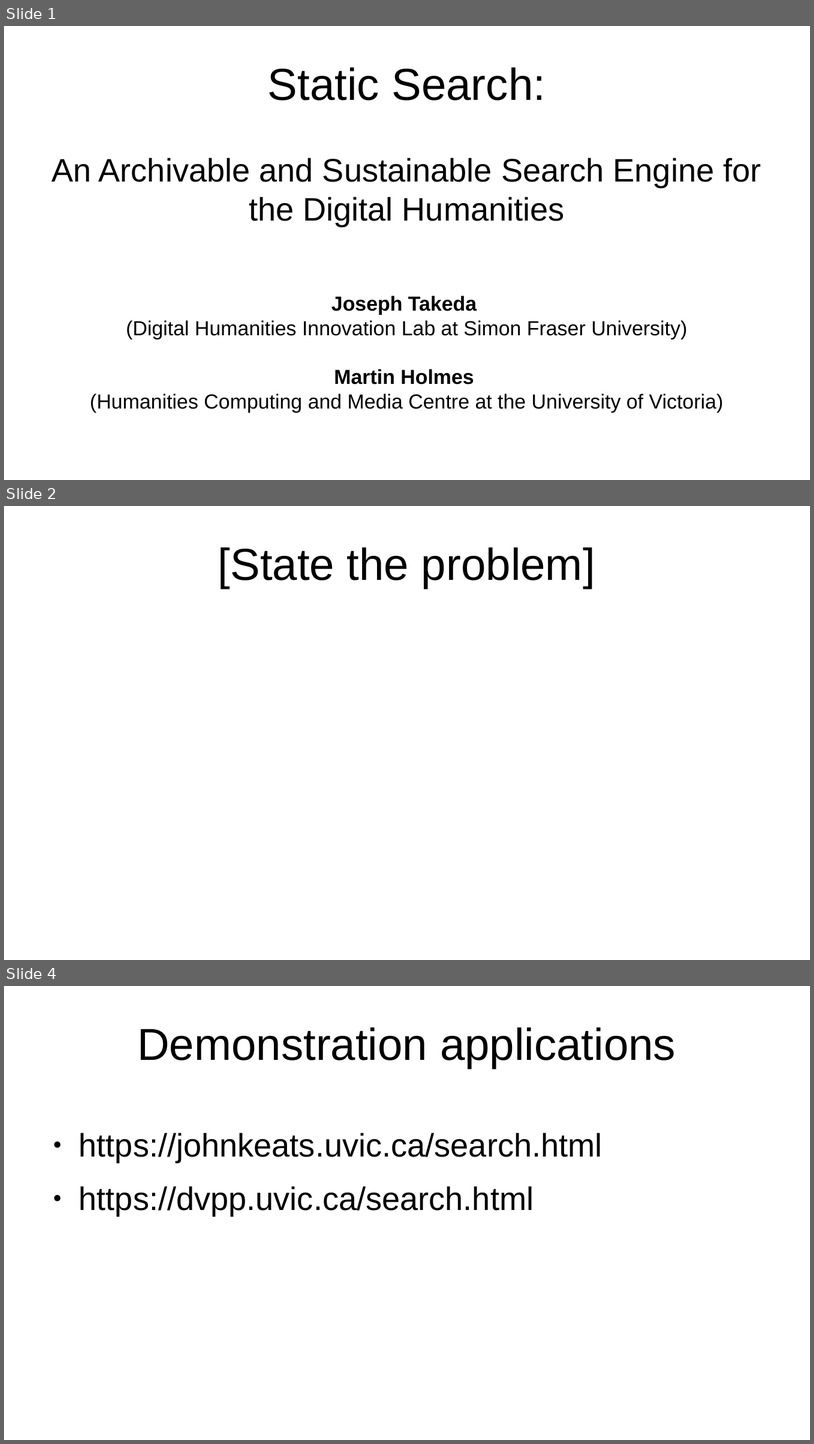
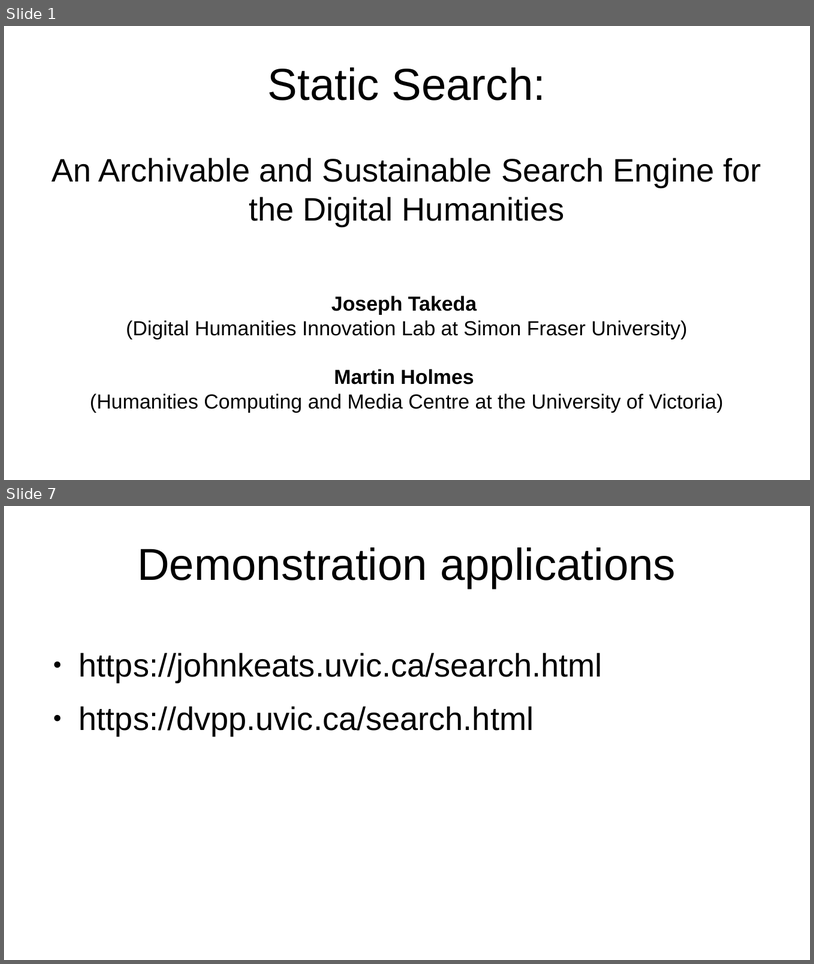
Before and after one commit to projectEndings/Endings, a slide deck: presentations/dhsi2020/staticSearch.odp. Shown one above the other, each under a label of ours: slides 1, 2 and 4 before the commit, slides 1 and 7 after it; the slides between them are not shown. The pictures are 814x1444 and 814x964 pixels, drawn with LibreOffice and Linux fonts; fonts in the diff are those of the drawing. Boxes give left, top, right and bottom in pixels: in the first picture for what was removed or moved away, otherwise in the second. Text is boxed around its words. In the diff, an @@ line names an element or a change of style, - is before the commit and + after.

```diff
--- a/presentations/dhsi2020/staticSearch.odp
+++ b/presentations/dhsi2020/staticSearch.odp
@@ slide 2 removed at [4,506,810,960], background #FFFFFF @@
@@ title removed at [218,547,596,588] @@
-[State the problem]
@@ what was slide 4 is now slide 7 @@
```
Also in this commit, not shown: 5 slides added, 1 other slide removed, 3 other files.
